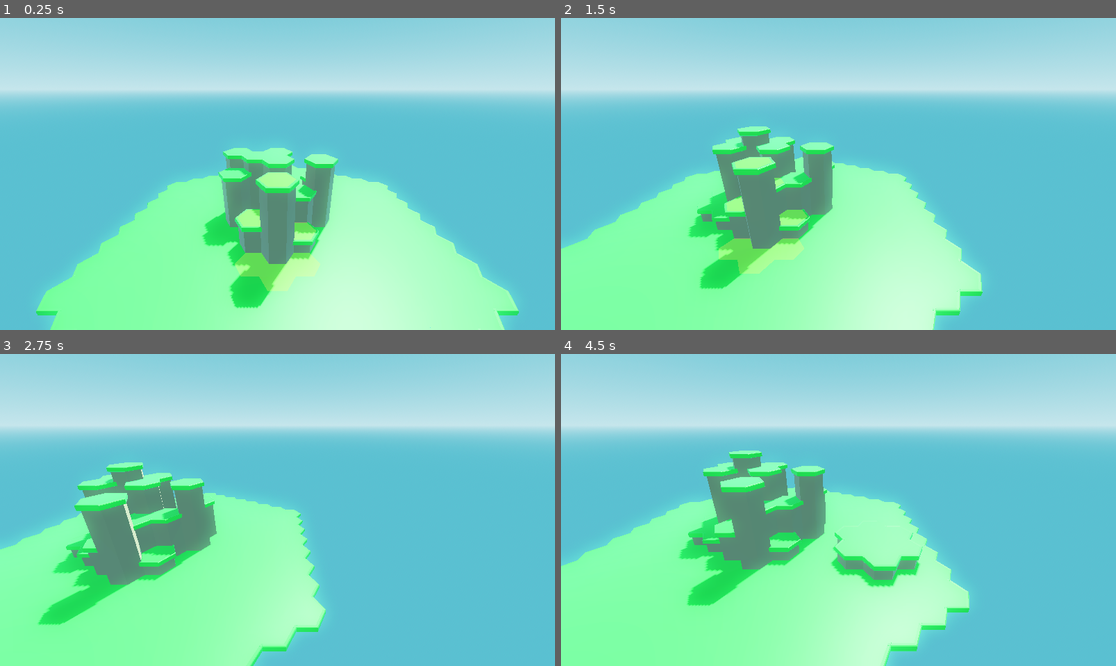
Above: before the commit, frames 1-4 (two rows, left to right).
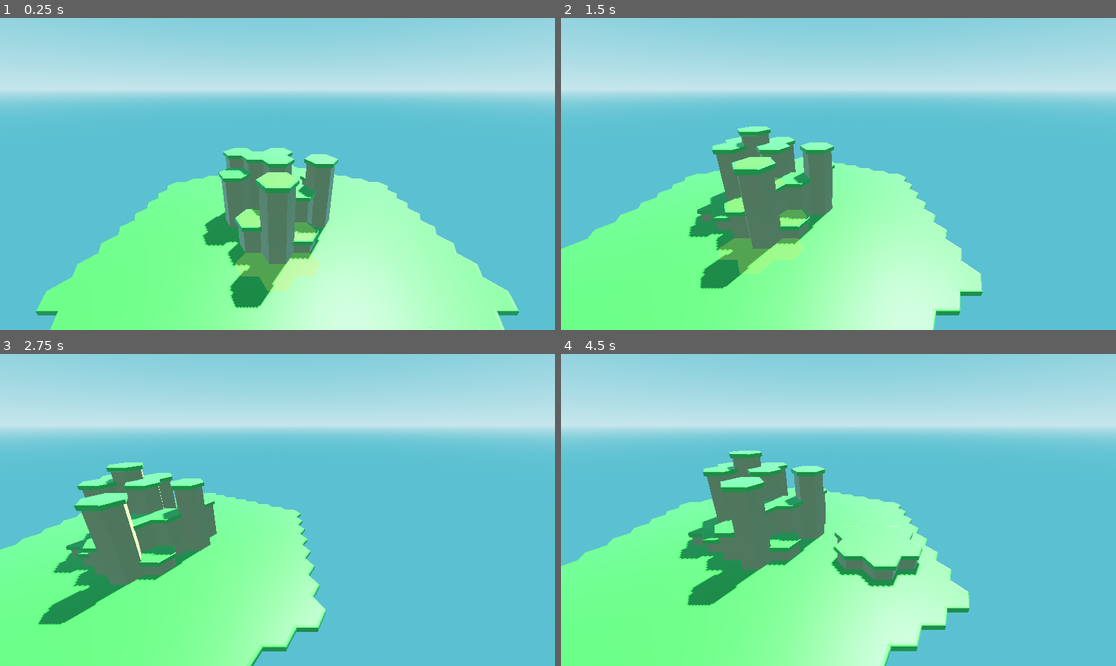
Above: after the commit, the same moments.

Repository: sixthkind/hexagon-godot
Game: Godot game, scene res://scene.tscn
The game is run twice, just before and just after one commit, with the same random seed, the same clock (stepped at 60 frames per second) and the same inputs.
Inputs (mouse positions are in pixels of both pictures, inside the frame that each line leads up to):
- Up to frame 1 (0.25 s): no input
- Up to frame 2 (1.5 s): tap Enter at 0.5 s; move the mouse to (960, 158) at 0.52 s; hold D 0.53-1.25 s; tap Q at 0.6 s; click (960, 158) at 0.67 s; drag from (727, 189) to (810, 236) at 1.27 s
- Up to frame 3 (2.75 s): tap Space at 2 s; move the mouse to (333, 441) at 2.02 s; hold D from 2.03 s (still down); tap Shift at 2.1 s
- Up to frame 4 (4.5 s): release D at 2.75 s; drag from (810, 572) to (672, 463) at 2.77 s; tap Enter at 3.5 s; move the mouse to (1005, 556) at 3.52 s; hold A 3.53-4.25 s; tap Q at 3.6 s; drag from (672, 463) to (755, 432) at 4.27 s

The runs differ from the first frame. In frame 1, 7.2% of the frame differs, in the area x 6-94%, y 42-100%; in frame 2, 10%; in frame 3, 8.9%; in frame 4, 12%, in the area x 0-74%, y 31-100%.

Commit message:
Change terrain colours

Diff:
--- a/materials/water_material.tres
+++ b/materials/water_material.tres
@@ -15,6 +15,7 @@
 shader = ExtResource("1_p7yd5")
 shader_parameter/shallow_colour = Color(0.235294, 0.796078, 1, 1)
 shader_parameter/deep_colour = Color(0, 0.431373, 0.945098, 1)
+shader_parameter/foam_colour = Color(0.54902, 0.823529, 0.960784, 1)
 shader_parameter/max_depth = 1.0
 shader_parameter/absorbance = 0.7
 shader_parameter/fresnel_amount = 5.0
--- a/materials/water_shader.gdshader
+++ b/materials/water_shader.gdshader
@@ -2,6 +2,7 @@
 
 uniform vec3 shallow_colour : source_color;
 uniform vec3 deep_colour : source_color;
+uniform vec3 foam_colour: source_color;
 uniform float max_depth: hint_range(0.1, 10) = 1;
 uniform float absorbance: hint_range(0.0, 1.0, 0.1) = 0.7;
 uniform float fresnel_amount: hint_range(0.0, 10.0, 0.1) = 5;
@@ -57,13 +58,13 @@
 	// Mix them all together
 	vec3 color_out = mix(deep_colour, shallow_colour, depth_fade_blend) + fresnel_strength * fresnel(fresnel_amount, NORMAL, VIEW);
 
-	// Add white foam
+	// Add foam
 	if (vertical_depth < foam_depth_cutoff) {
-		color_out = vec3(1);
+		color_out = foam_colour;
 	}
 
 	ALBEDO = color_out;
 	ALPHA = alpha_blend;
-	ROUGHNESS = 0.02;
+	ROUGHNESS = 1.0;
 	METALLIC = 0.0;
 }
--- a/scene.tscn
+++ b/scene.tscn
@@ -22,12 +22,21 @@
 [sub_resource type="Environment" id="Environment_fqxiy"]
 background_mode = 2
 sky = SubResource("Sky_p5ha5")
+ambient_light_source = 3
+reflected_light_source = 2
 tonemap_mode = 2
 ssao_enabled = true
 sdfgi_enabled = true
-glow_enabled = true
+glow_intensity = 0.4
+adjustment_brightness = 0.92
+adjustment_saturation = 0.76
 
 [sub_resource type="CameraAttributesPractical" id="CameraAttributesPractical_8t0jw"]
+dof_blur_far_enabled = true
+dof_blur_far_distance = 20.0
+dof_blur_far_transition = 10.0
+dof_blur_near_distance = 1579.76
+dof_blur_amount = 0.05
 
 [sub_resource type="Resource" id="Resource_vgnlr"]
 script = ExtResource("2_b56jq")
@@ -47,8 +56,9 @@
 camera_attributes = SubResource("CameraAttributesPractical_8t0jw")
 
 [node name="DirectionalLight3D" type="DirectionalLight3D" parent="."]
-transform = Transform3D(-0.866025, -0.433013, 0.25, 0, 0.5, 0.866025, -0.5, 0.75, -0.433013, 0, 0, 0)
+transform = Transform3D(-0.866025, -0.433013, 0.25, 0, 0.5, 0.866025, -0.5, 0.75, -0.433013, 0, 7.05588, 0)
 light_color = Color(1, 1, 0.827451, 1)
+light_energy = 1.462
 shadow_enabled = true
 
 [node name="Camera3D" type="Camera3D" parent="."]
Binary file changed: models/terrain/dirt_terrain.glb
Binary file changed: models/terrain/grass_cover.glb
Binary file changed: models/terrain/grass_overhang.glb
